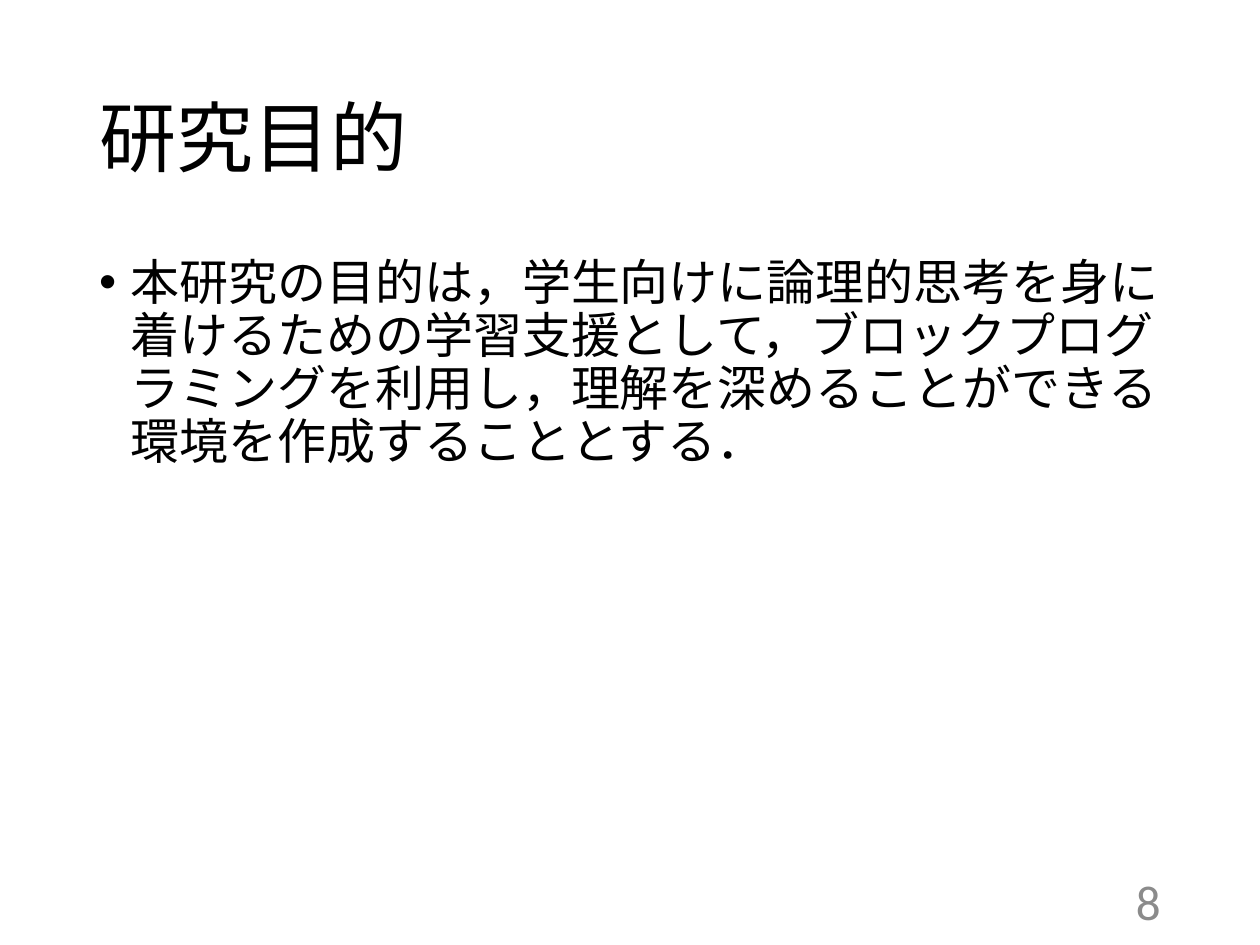
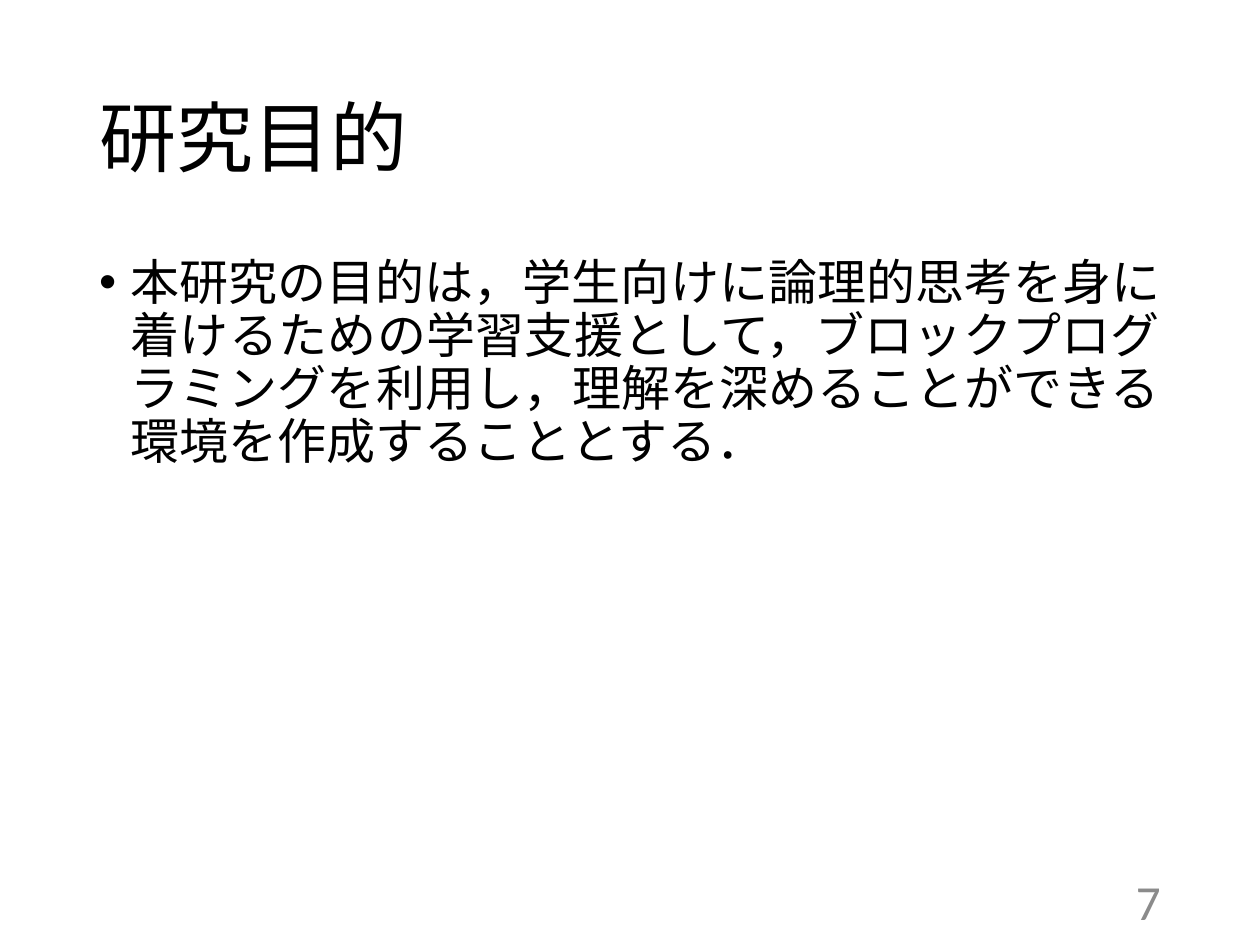
Before and after one commit to kait-takanolab/1821121-shimaoka-thesis, a slide deck: slide 7 of 1821121_shimaoka_tyuukan.pptx (slide 8 before the commit). Drawn at 1260x945 pixels with LibreOffice and Linux fonts; fonts in the diff are those of the drawing. Boxes give left, top, right and bottom in pixels: in the first picture for what was removed or moved away, otherwise in the second. Text is boxed around its words. In the diff, an @@ line names an element or a change of style, - is before the commit and + after.

```diff
--- a/1821121_shimaoka_tyuukan.pptx
+++ b/1821121_shimaoka_tyuukan.pptx
@@ text "本研究の目的は，学生向けに論理的思考を身に着けるための学習支援として，ブロックプログラミングを利用し，理解を深めることが ..." at <box>131,258,1160,463</box>: alignment left to justified @@
@@ page number at <box>1136,888,1161,920</box>: text changed @@
-8
+7
```
Also in this commit, not shown: 8 other slides changed.
